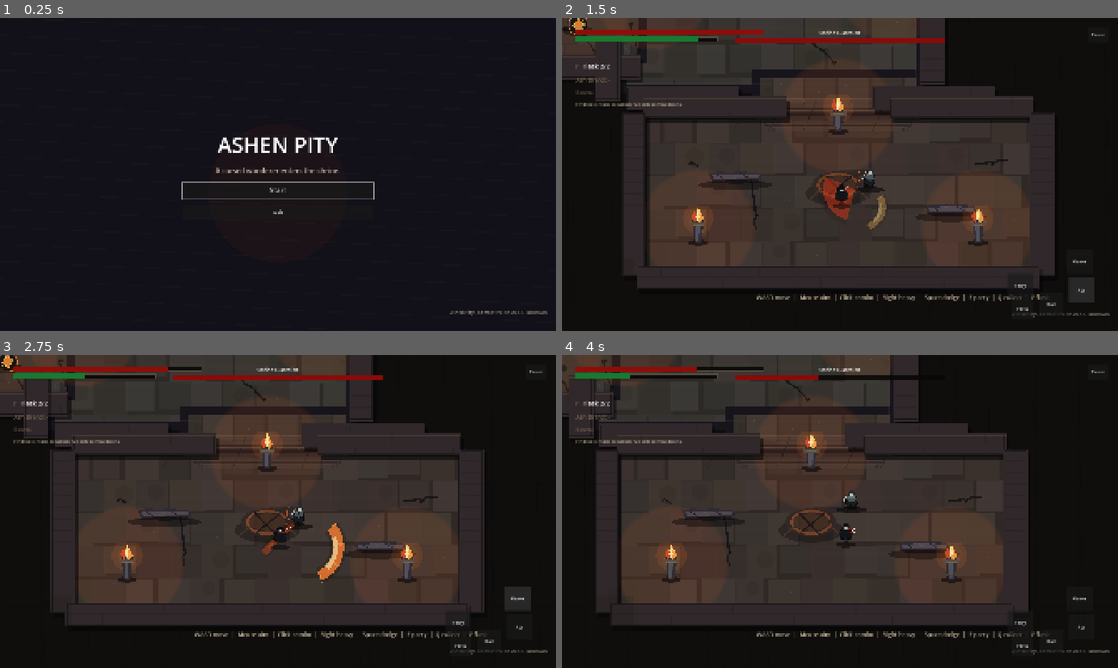
Above: before the commit, frames 1-4 (two rows, left to right).
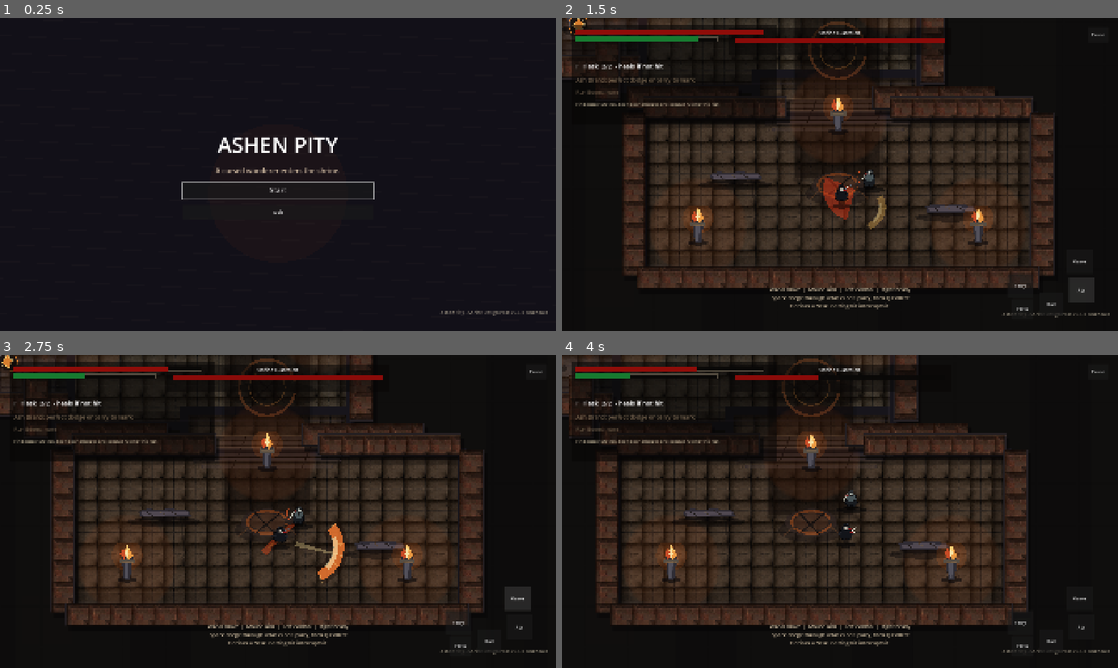
Above: after the commit, the same moments.

Repository: Seifeldin02/AshenPity
Game: Godot game, scene res://scenes/boot/Boot.tscn
Two runs of this game, one before a commit and one after it. Both use one fixed random seed, a clock stepped at 60 frames per second and the inputs below.
Inputs (mouse positions are in pixels of both pictures, inside the frame that each line leads up to):
- Up to frame 1 (0.25 s): no input
- Up to frame 2 (1.5 s): click "Start" at 0.5 s; click "Atk" at 1.25 s
- Up to frame 3 (2.75 s): click "Heavy" at 2 s
- Up to frame 4 (4 s): move the mouse to (962, 495) at 2.77 s; hold D (move_right) 2.78-3.5 s; tap Q (collect) at 2.85 s; click (962, 495) at 2.92 s; tap Space (dodge) at 3.05 s; drag from (728, 527) to (867, 530) at 3.52 s

The runs differ from the first frame. In frame 1, 0.1% of the frame differs, in the area x 79-99%, y 93-96%; in frame 2, 26%, in the area x 0-99%, y 0-96%; in frame 3, 26%; in frame 4, 26%.

Commit message:
design: improve shrine presentation and combat ux

Diff:
--- a/scenes/ui/HUD.tscn
+++ b/scenes/ui/HUD.tscn
@@ -93,7 +93,7 @@
 anchor_right = 0.20
 anchor_bottom = 0.18
 theme_override_font_sizes/font_size = 22
-text = "Flask 2/2"
+text = "F  Flask  2/2  - heals if not hit"
 
 [node name="BrandLabel" type="Label" parent="Root"]
 unique_name_in_owner = true
@@ -105,7 +105,7 @@
 anchor_bottom = 0.225
 theme_override_colors/font_color = Color(0.78, 0.72, 0.64, 0.82)
 theme_override_font_sizes/font_size = 20
-text = "Ash Brand: -"
+text = "Ash Brand: perfect dodge or parry to mark"
 
 [node name="BoonLabel" type="Label" parent="Root"]
 unique_name_in_owner = true
@@ -117,7 +117,7 @@
 anchor_bottom = 0.265
 theme_override_colors/font_color = Color(0.78, 0.72, 0.64, 0.76)
 theme_override_font_sizes/font_size = 18
-text = "Boons: -"
+text = "Run Boons: none"
 
 [node name="BoonHelpLabel" type="Label" parent="Root"]
 unique_name_in_owner = true
@@ -129,7 +129,7 @@
 anchor_bottom = 0.34
 theme_override_colors/font_color = Color(0.86, 0.80, 0.68, 0.78)
 theme_override_font_sizes/font_size = 15
-text = "Find loot shrines to unlock run-only combat boons."
+text = "Find ember shrines. Each boon changes one combat rule for this run."
 autowrap_mode = 3
 
 [node name="EnemyPanel" type="VBoxContainer" parent="Root"]
@@ -164,13 +164,16 @@
 layout_mode = 1
 anchors_preset = -1
 anchor_left = 0.35
-anchor_top = 0.88
+anchor_top = 0.855
 anchor_right = 0.65
 anchor_bottom = 0.94
 theme_override_colors/font_color = Color(0.82, 0.75, 0.64, 0.92)
-theme_override_font_sizes/font_size = 20
-text = "WASD move  |  Mouse aim  |  Click combo  |  Right heavy  |  Space dodge  |  E parry  |  Q collect  |  F flask"
-horizontal_alignment = 1
+theme_override_font_sizes/font_size = 18
+text = "WASD move  |  Mouse aim  |  Left combo  |  Right heavy
+Space dodge through attacks or E parry, then Q Collect
+F drinks a flask. Getting hit interrupts it."
+horizontal_alignment = 1
+autowrap_mode = 3
 
 [node name="WaveLabel" type="Label" parent="Root"]
 unique_name_in_owner = true
@@ -192,11 +195,12 @@
 anchor_left = 0.35
 anchor_top = 0.22
 anchor_right = 0.65
-anchor_bottom = 0.27
+anchor_bottom = 0.33
 theme_override_colors/font_color = Color(1, 0.72, 0.32, 0.95)
-theme_override_font_sizes/font_size = 24
+theme_override_font_sizes/font_size = 22
 text = "Boon claimed"
 horizontal_alignment = 1
+autowrap_mode = 3
 
 [node name="BuildLabel" type="Label" parent="Root"]
 unique_name_in_owner = true
--- a/scripts/autoload/BuildInfo.gd
+++ b/scripts/autoload/BuildInfo.gd
@@ -1,6 +1,6 @@
 extends Node
 
-const VERSION := "Ashen Pity - Combat Polish v0.5.5"
+const VERSION := "Ashen Pity - Shrine Design Pass v0.5.6"
 const FALLBACK_COMMIT := "unknown"
 
 var commit_short := FALLBACK_COMMIT
--- a/scripts/autoload/GameBalance.gd
+++ b/scripts/autoload/GameBalance.gd
@@ -89,15 +89,15 @@
 const BOON_DATA := {
 	"ember_step": {
 		"display_name": "Ember Step",
-		"description": "Perfect dodge charges the next light strike with ash fire."
+		"description": "After a perfect dodge, your next left-click light hit burns harder and staggers more."
 	},
 	"grave_guard": {
 		"display_name": "Grave Guard",
-		"description": "Successful parries restore extra stamina."
+		"description": "Press E to parry. A successful parry refunds extra stamina and primes Q Collect."
 	},
 	"reaper_vow": {
 		"display_name": "Reaper Vow",
-		"description": "Collect kills restore stamina and one flask charge."
+		"description": "Kill with Q Collect to restore stamina and recover one flask charge."
 	}
 }
 
--- a/scripts/enemies/ShrineGuardianVisual.gd
+++ b/scripts/enemies/ShrineGuardianVisual.gd
@@ -143,12 +143,12 @@
 func _bob_offset() -> float:
 	if state_name == "chase" or state_name == "patrol":
 		var pace := 18.0 if enemy_kind == "hound" else 12.0
-		return sin(_time * pace) * (3.0 if enemy_kind != "bell_bearer" else 2.0)
+		return sin(_time * pace) * (1.4 if enemy_kind != "bell_bearer" else 0.9)
 	if state_name == "stagger":
-		return sin(_time * 40.0) * 3.0
+		return sin(_time * 40.0) * 2.0
 	if state_name == "windup":
-		return -3.0
-	return sin(_time * 4.0) * 1.5
+		return -1.0
+	return sin(_time * 4.0) * 0.7
 
 
 func _body_rotation(flip: float) -> float:
@@ -345,21 +345,28 @@
 
 
 func _draw_warning_burst(radius: float, tint: Color, points_count: int = 14) -> void:
-	var points := PackedVector2Array()
-	for i in points_count:
-		var angle := TAU * float(i) / float(points_count) + _time * 0.10
-		var wobble := 0.78 if i % 2 == 0 else 1.0
-		points.append(Vector2.RIGHT.rotated(angle) * radius * wobble)
-	draw_colored_polygon(points, Color(0.05, 0.012, 0.006, tint.a * 0.34))
-	var inner := PackedVector2Array()
-	for i in points_count:
-		var angle := TAU * float(i) / float(points_count) - _time * 0.08
-		var wobble := 0.54 if i % 2 == 0 else 0.74
-		inner.append(Vector2.RIGHT.rotated(angle) * radius * wobble)
-	draw_colored_polygon(inner, tint)
-	for i in min(points_count, 10):
-		var angle := TAU * float(i) / float(min(points_count, 10))
-		_draw_texture(_effects.get("flame"), Vector2.RIGHT.rotated(angle) * radius * 0.55, Vector2(0.34, 0.34), Color(1.0, 0.45, 0.16, tint.a * 0.42), angle)
+	draw_colored_polygon(_ellipse(Vector2.ZERO, radius * 0.84, radius * 0.34), Color(0.05, 0.012, 0.006, tint.a * 0.26))
+	for ring in 3:
+		var ring_radius := radius * (0.42 + float(ring) * 0.20)
+		var start := _time * 0.7 + float(ring) * 0.9
+		draw_arc(Vector2.ZERO, ring_radius, start, start + PI * 1.42, 42, Color(tint.r, tint.g, tint.b, tint.a * (0.72 - float(ring) * 0.16)), 4.0 - float(ring) * 0.7)
+	for i in min(points_count, 12):
+		var angle := TAU * float(i) / float(min(points_count, 12)) + _time * 0.16
+		var dir := Vector2.RIGHT.rotated(angle)
+		var pos := dir * radius * (0.44 + float(i % 3) * 0.09)
+		_draw_texture(_effects.get("flame"), pos, Vector2(0.28, 0.28), Color(1.0, 0.45, 0.16, tint.a * 0.46), angle)
+		if i % 2 == 0:
+			_draw_ground_tear(pos, dir, tint)
+
+
+func _draw_ground_tear(center: Vector2, dir: Vector2, tint: Color) -> void:
+	var side := dir.orthogonal()
+	draw_colored_polygon(PackedVector2Array([
+		center + dir * 24.0,
+		center - dir * 14.0 + side * 5.0,
+		center - dir * 6.0,
+		center - dir * 14.0 - side * 5.0,
+	]), Color(tint.r, tint.g * 0.75, tint.b * 0.55, tint.a * 0.34))
 
 
 func _sector(center: Vector2, radius: float, start_angle: float, end_angle: float, steps: int) -> PackedVector2Array:
--- a/scripts/player/PlayerVisual.gd
+++ b/scripts/player/PlayerVisual.gd
@@ -82,12 +82,12 @@
 
 func _bob_offset() -> float:
 	if state_name == "move":
-		return sin(_time * 18.0) * 3.2
-	if state_name == "dodge":
-		return -5.0
+		return sin(_time * 20.0) * 1.35
+	if state_name == "dodge":
+		return -1.5
 	if state_name.begins_with("collect"):
-		return -4.0
-	return sin(_time * 5.0) * 1.5
+		return -2.0
+	return sin(_time * 5.0) * 0.75
 
 
 func _body_rotation(flip: float) -> float:
@@ -144,9 +144,11 @@
 		color = Color(1.0, 0.34, 0.12, 0.84 * alpha)
 	var center := facing * reach
 	var angle := facing.angle()
-	draw_colored_polygon(_crescent(center, radius + 8.0, radius * 0.62, angle - spread, angle + spread, 34), Color(0.09, 0.04, 0.015, 0.22 * alpha))
+	draw_colored_polygon(_crescent(center, radius + 12.0, radius * 0.58, angle - spread, angle + spread, 34), Color(0.07, 0.018, 0.006, 0.30 * alpha))
 	draw_colored_polygon(_crescent(center, radius, radius * 0.72, angle - spread, angle + spread, 34), color)
 	draw_colored_polygon(_crescent(center, radius * 0.84, radius * 0.70, angle - spread * 0.62, angle + spread * 0.62, 22), core)
+	if attack_name == "heavy" or attack_name == "collect":
+		_draw_blade_line(center, facing, radius, alpha)
 	for i in 4:
 		var a := lerpf(angle - spread, angle + spread, float(i) / 3.0)
 		_draw_shard(center + Vector2.RIGHT.rotated(a) * (radius - 9.0), Vector2.RIGHT.rotated(a), alpha)
@@ -217,3 +219,16 @@
 		center - dir * 2.0,
 		center - dir * 8.0 - side * 4.0,
 	]), Color(1.0, 0.80, 0.45, 0.36 * alpha))
+
+
+func _draw_blade_line(center: Vector2, dir: Vector2, radius: float, alpha: float) -> void:
+	var side := dir.orthogonal()
+	var start := center - dir * radius * 0.34
+	var end := center + dir * radius * 0.92
+	draw_colored_polygon(PackedVector2Array([
+		start - side * 7.0,
+		end - side * 2.0,
+		end + dir * 16.0,
+		end + side * 2.0,
+		start + side * 7.0,
+	]), Color(1.0, 0.90, 0.62, 0.34 * alpha))
--- a/scripts/ui/HUD.gd
+++ b/scripts/ui/HUD.gd
@@ -25,14 +25,15 @@
 
 func _ready() -> void:
 	process_mode = Node.PROCESS_MODE_ALWAYS
+	_build_backplates()
 	death_panel.hide()
 	pause_panel.hide()
 	trial_panel.hide()
 	enemy_panel.hide()
 	build_label.text = BuildInfo.label()
-	brand_label.text = "Ash Brand: -"
-	boon_label.text = "Boons: -"
-	boon_help_label.text = "Loot shrines grant run-only combat boons."
+	brand_label.text = "Ash Brand: perfect dodge or parry to mark"
+	boon_label.text = "Run Boons: none"
+	boon_help_label.text = "Find ember shrines. Each boon changes one combat rule for this run."
 	pickup_label.hide()
 	wave_label.hide()
 
@@ -94,7 +95,7 @@
 
 
 func show_wave(label: String) -> void:
-	wave_label.text = label
+	wave_label.text = label.replace(" - ", "\n")
 	wave_label.show()
 	_wave_timer = 2.4
 
@@ -102,7 +103,7 @@
 func show_pickup(label: String) -> void:
 	pickup_label.text = label
 	pickup_label.show()
-	_pickup_timer = 3.0
+	_pickup_timer = 5.2
 
 
 func show_trial_complete() -> void:
@@ -120,7 +121,7 @@
 
 
 func _on_flask_changed(current: int, maximum: int) -> void:
-	flask_label.text = "F  Flask %d/%d" % [current, maximum]
+	flask_label.text = "F  Flask  %d/%d  - heals if not hit" % [current, maximum]
 
 
 func _on_ash_brand_changed(enemy: Node, collect_ready: bool) -> void:
@@ -129,17 +130,17 @@
 		var seconds := 0.0
 		if enemy.has_method("brand_time_remaining"):
 			seconds = float(enemy.brand_time_remaining())
-		brand_label.text = "Ash Brand: %s  %.1fs  %s" % [name, seconds, "Q COLLECT" if collect_ready else "strike to prime"]
+		brand_label.text = "Q COLLECT READY  %.1fs  - %s" % [seconds, name] if collect_ready else "ASH BRAND  %.1fs  - hit %s twice to prime Q" % [seconds, name]
 		brand_label.modulate = Color(1.0, 0.78, 0.32, 1.0) if collect_ready else Color(1.0, 0.43, 0.20, 0.92)
 	else:
-		brand_label.text = "Ash Brand: -"
+		brand_label.text = "Ash Brand: perfect dodge or parry to mark"
 		brand_label.modulate = Color(0.78, 0.72, 0.64, 0.82)
 
 
 func _on_boons_changed(boons: Dictionary) -> void:
 	if boons.is_empty():
-		boon_label.text = "Boons: -"
-		boon_help_label.text = "Find loot shrines to unlock run-only combat boons."
+		boon_label.text = "Run Boons: none"
+		boon_help_label.text = "Find ember shrines. Each boon changes one combat rule for this run."
 		boon_label.modulate = Color(0.78, 0.72, 0.64, 0.76)
 		return
 	var names: Array[String] = []
@@ -148,7 +149,7 @@
 		var data: Dictionary = GameBalance.BOON_DATA.get(str(boon_id), {})
 		names.append(str(data.get("display_name", boon_id)))
 		descriptions.append("%s: %s" % [str(data.get("display_name", boon_id)), str(data.get("description", ""))])
-	boon_label.text = "Boons: %s" % ", ".join(PackedStringArray(names))
+	boon_label.text = "Run Boons: %s" % ", ".join(PackedStringArray(names))
 	boon_help_label.text = "\n".join(PackedStringArray(descriptions))
 	boon_label.modulate = Color(0.92, 0.74, 0.43, 0.92)
 
@@ -201,3 +202,27 @@
 
 func _on_replay_pressed() -> void:
 	SceneFlow.start_game()
+
+
+func _build_backplates() -> void:
+	var root := $Root
+	var left := ColorRect.new()
+	left.name = "HudBackplate"
+	left.color = Color(0.025, 0.020, 0.018, 0.58)
+	left.anchor_left = 0.018
+	left.anchor_top = 0.022
+	left.anchor_right = 0.385
+	left.anchor_bottom = 0.34
+	left.mouse_filter = Control.MOUSE_FILTER_IGNORE
+	root.add_child(left)
+	root.move_child(left, 0)
+	var enemy := ColorRect.new()
+	enemy.name = "EnemyBackplate"
+	enemy.color = Color(0.025, 0.018, 0.017, 0.50)
+	enemy.anchor_left = 0.30
+	enemy.anchor_top = 0.03
+	enemy.anchor_right = 0.70
+	enemy.anchor_bottom = 0.115
+	enemy.mouse_filter = Control.MOUSE_FILTER_IGNORE
+	root.add_child(enemy)
+	root.move_child(enemy, 1)
--- a/scripts/world/ShrineArena.gd
+++ b/scripts/world/ShrineArena.gd
@@ -276,7 +276,7 @@
 func _on_loot_collected(_boon_id: String, display_name: String) -> void:
 	if is_instance_valid(_hud) and _hud.has_method("show_pickup"):
 		var data: Dictionary = GameBalance.BOON_DATA.get(_boon_id, {})
-		_hud.show_pickup("%s: %s" % [display_name, str(data.get("description", "run-only boon claimed"))])
+		_hud.show_pickup("BOON CLAIMED: %s\n%s" % [display_name, str(data.get("description", "Run-only combat boon claimed."))])
 	EFFECT_SCRIPT.spawn(actors_and_tall_props, player.global_position if is_instance_valid(player) else Vector2.ZERO, "brand", Vector2.RIGHT, Color("#ff8f2a"))
 
 
--- a/scripts/world/ShrineRouteLayer.gd
+++ b/scripts/world/ShrineRouteLayer.gd
@@ -49,6 +49,7 @@
 	_draw_room_trim(Route.EAST_DEEP_CHAPEL, Color("#393540"))
 	_draw_room_trim(Route.NORTH_NAVE, Color("#403940"))
 	_draw_room_trim(Route.BOSS_SANCTUM, Color("#4a3537"))
+	_draw_route_runners()
 	_draw_stairs()
 	_draw_landmark()
 	_draw_room_landmarks()
@@ -57,12 +58,13 @@
 func _draw_decals() -> void:
 	for crack in _cracks:
 		_draw_crack_shape(crack)
-	for point in _ash:
+	for i in _ash.size():
+		var point := _ash[i]
 		if PerformanceStats.lightweight_mode and int(point.x + point.y) % 2 == 0:
 			continue
-		draw_circle(point, _rng.randf_range(1.0, 2.2), Color(0.75, 0.70, 0.62, 0.13))
+		draw_circle(point, 1.0 + float(i % 3) * 0.35, Color(0.78, 0.70, 0.58, 0.075))
 	for torch_pos in Route.TORCHES:
-		_draw_light_pool(torch_pos, 170.0)
+		_draw_light_pool(torch_pos, 145.0)
 
 
 func _draw_shadows() -> void:
@@ -85,31 +87,30 @@
 
 func _draw_room_floor(room: Rect2) -> void:
 	var base_tint := Color("#2c2927")
+	var texture_tint := Color(0.60, 0.56, 0.50, 0.82)
 	if room == Route.ALTAR:
 		base_tint = Color("#332b29")
+		texture_tint = Color(0.68, 0.58, 0.52, 0.88)
 	elif room == Route.PILGRIM_COURT or room == Route.SOUTH_STEPS:
 		base_tint = Color("#2f2825")
+		texture_tint = Color(0.64, 0.54, 0.46, 0.84)
 	elif room == Route.SIDE_ALCOVE or room == Route.LEFT_SIDE_PATH or room == Route.RIGHT_SIDE_PATH:
 		base_tint = Color("#29272b")
+		texture_tint = Color(0.52, 0.52, 0.56, 0.82)
 	elif room == Route.WEST_OSSUARY or room == Route.WEST_DEEP_CRYPT:
 		base_tint = Color("#292622")
+		texture_tint = Color(0.54, 0.49, 0.42, 0.82)
 	elif room == Route.EAST_RELIQUARY or room == Route.EAST_DEEP_CHAPEL:
 		base_tint = Color("#292932")
+		texture_tint = Color(0.52, 0.53, 0.59, 0.82)
 	elif room == Route.BOSS_SANCTUM:
 		base_tint = Color("#332222")
+		texture_tint = Color(0.70, 0.45, 0.42, 0.86)
 	draw_rect(room.grow(24.0), Color("#17151b"))
 	draw_rect(room, base_tint)
-	for cell in _floor_cells:
-		if cell["room"] != room:
-			continue
-		var rect: Rect2 = cell["rect"]
-		draw_rect(rect, cell["color"])
-		draw_rect(rect.grow(-1.0), Color(0.04, 0.035, 0.035, 0.07), false, 1.0)
-		if bool(cell["worn"]):
-			draw_circle(rect.get_center() + Vector2(9, -7), minf(rect.size.x, rect.size.y) * 0.28, Color(0.10, 0.085, 0.070, 0.12))
-	for i in 3:
-		var band_y := room.position.y + room.size.y * (0.28 + float(i) * 0.20)
-		draw_line(Vector2(room.position.x + 25, band_y), Vector2(room.end.x - 25, band_y + sin(float(i) * 1.8) * 18.0), Color(0.50, 0.42, 0.32, 0.018), 16.0)
+	_draw_tiled_texture(_room_floor_texture(room), room, texture_tint)
+	draw_rect(room, Color(0.03, 0.026, 0.026, 0.20))
+	_draw_floor_edge_shade(room)
 
 
 func _draw_room_trim(room: Rect2, color: Color) -> void:
@@ -131,9 +132,9 @@
 			draw_rect(Rect2(x + 3, y + 3, tile - 6, tile - 6), Color(0.02, 0.018, 0.022, 0.12), false, 2.0)
 			x += tile
 		y += tile
-	for i in 18:
-		var x_pos := -1120.0 + float(i) * 132.0
-		draw_line(Vector2(x_pos, Route.CAMERA_LIMIT_TOP - 140), Vector2(x_pos + 76.0, Route.CAMERA_LIMIT_BOTTOM + 125), Color(0.04, 0.035, 0.042, 0.42), 2.0)
+	for i in 10:
+		var x_pos := Route.CAMERA_LIMIT_LEFT - 160.0 + float(i) * 520.0
+		draw_rect(Rect2(x_pos, Route.CAMERA_LIMIT_TOP - 90.0, 180.0, Route.CAMERA_LIMIT_BOTTOM - Route.CAMERA_LIMIT_TOP + 180.0), Color(0.025, 0.022, 0.028, 0.18))
 
 
 func _draw_irregular_edges() -> void:
@@ -146,6 +147,35 @@
 	draw_polyline(left_apron + PackedVector2Array([left_apron[0]]), Color(0.32, 0.29, 0.32, 0.22), 3.0)
 	draw_polyline(right_apron + PackedVector2Array([right_apron[0]]), Color(0.32, 0.29, 0.32, 0.22), 3.0)
 	draw_polyline(altar_apron + PackedVector2Array([altar_apron[0]]), Color(0.36, 0.31, 0.32, 0.22), 3.0)
+
+
+func _draw_route_runners() -> void:
+	_draw_runner(Rect2(-132, -1160, 264, 2040), Color(0.16, 0.105, 0.085, 0.38))
+	_draw_runner(Rect2(-760, -120, 1520, 228), Color(0.12, 0.095, 0.105, 0.30))
+	_draw_runner(Rect2(-1320, -520, 680, 170), Color(0.15, 0.105, 0.075, 0.30))
+	_draw_runner(Rect2(640, -520, 680, 170), Color(0.14, 0.10, 0.095, 0.30))
+	_draw_runner(Rect2(-440, -920, 880, 180), Color(0.17, 0.12, 0.11, 0.34))
+	_draw_runner(Rect2(-385, -1345, 770, 190), Color(0.19, 0.10, 0.095, 0.36))
+	for marker in [Vector2(0, 500), Vector2(0, -38), Vector2(0, -850), Vector2(0, -1260)]:
+		_draw_floor_medallion(marker)
+
+
+func _draw_runner(rect: Rect2, tint: Color) -> void:
+	draw_rect(rect, Color(0.025, 0.020, 0.022, tint.a * 0.52))
+	_draw_tiled_texture(_textures.get("floor_warm"), rect.grow(-8.0), tint)
+	draw_rect(rect.grow(-8.0), Color(0.03, 0.018, 0.016, 0.12))
+	draw_line(rect.position + Vector2(10, 8), Vector2(rect.end.x - 10, rect.position.y + 8), Color(0.74, 0.50, 0.32, 0.10), 3.0)
+	draw_line(Vector2(rect.position.x + 10, rect.end.y - 8), rect.end - Vector2(10, 8), Color(0.02, 0.014, 0.012, 0.24), 4.0)
+
+
+func _draw_floor_medallion(center: Vector2) -> void:
+	draw_colored_polygon(_ellipse(center + Vector2(18, 20), 138.0, 38.0), Color(0.02, 0.014, 0.013, 0.30))
+	draw_arc(center, 82.0, 0.2, TAU - 0.2, 58, Color(0.72, 0.38, 0.18, 0.30), 8.0)
+	draw_arc(center, 52.0, -0.7, PI * 1.28, 42, Color(0.90, 0.58, 0.26, 0.22), 4.0)
+	var dir_a := Vector2.RIGHT.rotated(0.72)
+	var dir_b := Vector2.RIGHT.rotated(-0.72)
+	draw_line(center - dir_a * 70.0, center + dir_a * 70.0, Color(0.04, 0.025, 0.022, 0.44), 5.0)
+	draw_line(center - dir_b * 70.0, center + dir_b * 70.0, Color(0.04, 0.025, 0.022, 0.44), 5.0)
 
 
 func _draw_stairs() -> void:
@@ -173,13 +203,13 @@
 
 
 func _draw_light_pool(center: Vector2, radius: float) -> void:
-	for i in 7:
+	for i in 5:
 		var t := float(i) / 7.0
-		draw_circle(center, radius * (1.0 - t * 0.1), Color(0.96, 0.42, 0.16, 0.026 * (1.0 - t)))
+		draw_circle(center, radius * (1.0 - t * 0.12), Color(0.96, 0.42, 0.16, 0.020 * (1.0 - t)))
 
 
 func _build_marks() -> void:
-	for i in 46:
+	for i in 18:
 		var room: Rect2 = Route.ROOMS[_rng.randi_range(0, Route.ROOMS.size() - 1)]
 		var origin := room.position + Vector2(_rng.randf_range(30.0, room.size.x - 30.0), _rng.randf_range(30.0, room.size.y - 30.0))
 		var crack := PackedVector2Array()
@@ -188,7 +218,7 @@
 		for s in range(1, _rng.randi_range(3, 6)):
 			crack.append(origin + direction * float(s) * _rng.randf_range(15.0, 31.0) + Vector2(_rng.randf_range(-8, 8), _rng.randf_range(-8, 8)))
 		_cracks.append(crack)
-	for i in 260:
+	for i in 150:
 		var room: Rect2 = Route.ROOMS[_rng.randi_range(0, Route.ROOMS.size() - 1)]
 		_ash.append(room.position + Vector2(_rng.randf_range(0.0, room.size.x), _rng.randf_range(0.0, room.size.y)))
 
@@ -248,6 +278,23 @@
 	draw_texture_rect(texture, rect, true, tint)
 
 
+func _room_floor_texture(room: Rect2) -> Texture2D:
+	if room == Route.WEST_OSSUARY or room == Route.WEST_DEEP_CRYPT:
+		return _textures.get("floor_ash")
+	if room == Route.ALTAR or room == Route.BOSS_SANCTUM:
+		return _textures.get("floor_warm")
+	if room == Route.EAST_RELIQUARY or room == Route.EAST_DEEP_CHAPEL:
+		return _textures.get("floor_b")
+	return _textures.get("floor_a")
+
+
+func _draw_floor_edge_shade(room: Rect2) -> void:
+	draw_rect(Rect2(room.position, Vector2(room.size.x, 28.0)), Color(0.03, 0.026, 0.024, 0.26))
+	draw_rect(Rect2(Vector2(room.position.x, room.end.y - 30.0), Vector2(room.size.x, 30.0)), Color(0.01, 0.009, 0.011, 0.28))
+	draw_rect(Rect2(room.position, Vector2(26.0, room.size.y)), Color(0.01, 0.009, 0.011, 0.20))
+	draw_rect(Rect2(Vector2(room.end.x - 26.0, room.position.y), Vector2(26.0, room.size.y)), Color(0.01, 0.009, 0.011, 0.20))
+
+
 func _draw_texture_centered(texture: Texture2D, center: Vector2, scale_value: Vector2, tint: Color) -> void:
 	if texture == null:
 		return
@@ -284,7 +331,7 @@
 			a + side * width * 0.6,
 			b + side * width,
 			b - side * width * 0.5,
-		]), Color(0.025, 0.022, 0.026, 0.60))
+		]), Color(0.025, 0.022, 0.026, 0.32))
 		if i % 2 == 0:
 			var mid := a.lerp(b, 0.55)
 			var chip := PackedVector2Array([
@@ -292,4 +339,4 @@
 				mid + side * width * 2.8 + dir * 7.0,
 				mid + side * width * 1.2 - dir * 9.0,
 			])
-			draw_colored_polygon(chip, Color(0.09, 0.075, 0.064, 0.20))
+			draw_colored_polygon(chip, Color(0.09, 0.075, 0.064, 0.12))
--- a/scripts/world/ShrineWallVisual.gd
+++ b/scripts/world/ShrineWallVisual.gd
@@ -24,16 +24,14 @@
 
 
 func _draw_wall() -> void:
-	draw_rect(Rect2(-size * 0.5, size), Color(0, 0, 0, 0))
 	var rect := Rect2(-size * 0.5, size)
 	draw_rect(Rect2(rect.position + Vector2(8, 12), rect.size), Color(0.02, 0.016, 0.020, 0.34))
-	draw_rect(rect, Color("#30282a"))
-	_draw_wall_grain(rect, Color(0.16, 0.13, 0.12, 0.18))
+	draw_rect(rect, Color("#241f22"))
+	_draw_texture_tiled(_wall_texture, rect.grow(-3.0), Color(0.54, 0.45, 0.42, 0.92))
 	var inner := Rect2(Vector2(-size.x * 0.5 + 5.0, -size.y * 0.5 + 5.0), size - Vector2(10, 10))
-	draw_rect(inner, Color(0.02, 0.018, 0.022, 0.42), false, 2.0)
-	draw_line(Vector2(-size.x * 0.5, -size.y * 0.5 + 7.0), Vector2(size.x * 0.5, -size.y * 0.5 + 7.0), Color(0.72, 0.55, 0.40, 0.16), 3.0)
-	draw_line(Vector2(-size.x * 0.5, size.y * 0.5 - 5.0), Vector2(size.x * 0.5, size.y * 0.5 - 5.0), Color(0.02, 0.018, 0.022, 0.34), 4.0)
-	_draw_block_lines(rect, 72.0, 34.0, Color(0.08, 0.065, 0.065, 0.18))
+	draw_rect(inner, Color(0.02, 0.018, 0.022, 0.36), false, 2.0)
+	draw_line(Vector2(-size.x * 0.5, -size.y * 0.5 + 7.0), Vector2(size.x * 0.5, -size.y * 0.5 + 7.0), Color(0.82, 0.66, 0.48, 0.12), 3.0)
+	draw_line(Vector2(-size.x * 0.5, size.y * 0.5 - 5.0), Vector2(size.x * 0.5, size.y * 0.5 - 5.0), Color(0.02, 0.018, 0.022, 0.42), 5.0)
 
 
 func _draw_broken_wall() -> void:
@@ -56,13 +54,12 @@
 
 func _draw_altar() -> void:
 	draw_colored_polygon(_ellipse(Vector2(0, 44), size.x * 0.54, 14.0), Color(0.02, 0.016, 0.02, 0.45))
-	draw_rect(Rect2(-size * 0.5, size), Color(0, 0, 0, 0))
 	var body := Rect2(Vector2(-size.x * 0.5, -size.y * 0.45), Vector2(size.x, size.y * 0.9))
-	draw_rect(body, Color("#46393a"))
-	_draw_wall_grain(body, Color(0.18, 0.13, 0.11, 0.16))
-	draw_rect(Rect2(Vector2(-size.x * 0.38, -size.y * 0.62), Vector2(size.x * 0.76, size.y * 0.34)), Color("#67544a"))
+	draw_rect(body, Color("#33292a"))
+	_draw_texture_tiled(_brick_texture, body.grow(-2.0), Color(0.70, 0.57, 0.48, 0.82))
+	draw_rect(Rect2(Vector2(-size.x * 0.38, -size.y * 0.62), Vector2(size.x * 0.76, size.y * 0.34)), Color("#5d4c42"))
 	draw_line(Vector2(-size.x * 0.38, -size.y * 0.60), Vector2(size.x * 0.38, -size.y * 0.60), Color(0.86, 0.70, 0.48, 0.28), 3.0)
-	draw_line(Vector2(-24, -size.y * 0.60), Vector2(18, size.y * 0.34), Color("#17141a"), 5.0)
+	draw_rect(Rect2(Vector2(-size.x * 0.42, size.y * 0.24), Vector2(size.x * 0.84, 6.0)), Color(0.05, 0.035, 0.032, 0.55))
 
 
 func _load_texture(path: String) -> Texture2D:
@@ -75,6 +72,12 @@
 func _draw_texture_centered(texture: Texture2D, offset: Vector2, scale_value: Vector2, tint: Color) -> void:
 	var size_value := texture.get_size() * scale_value
 	draw_texture_rect(texture, Rect2(offset - size_value * 0.5, size_value), false, tint)
+
+
+func _draw_texture_tiled(texture: Texture2D, rect: Rect2, tint: Color) -> void:
+	if texture == null:
+		return
+	draw_texture_rect(texture, rect, true, tint)
 
 
 func _draw_block_lines(rect: Rect2, block_width: float, row_height: float, color: Color) -> void:
Not shown, added: docs/DESIGN_REVIEW_STAGE_1_4.md
